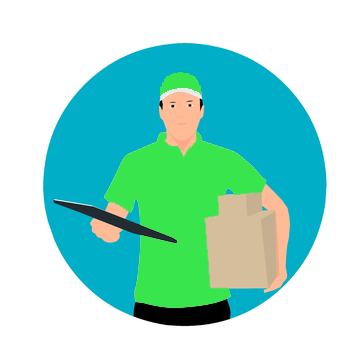
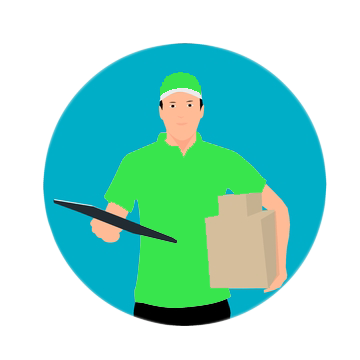
Layered file, before and after one edit (360 x 360). Changes by layer:
added layer "Ebene 2" above "Ebene 0" over bbox(42, 42, 328, 326)
hid "Ebene 0" over bbox(41, 41, 329, 328)
